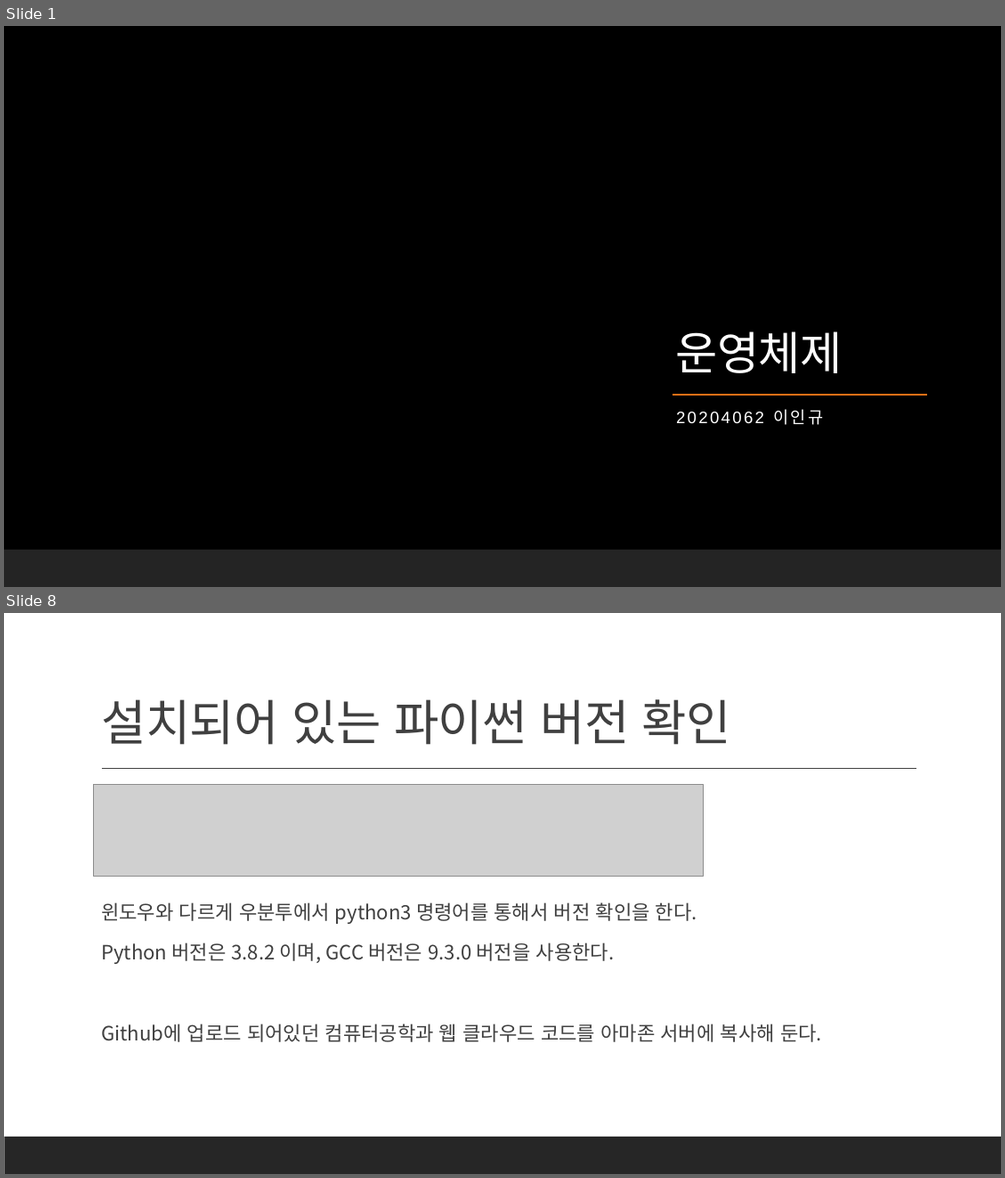
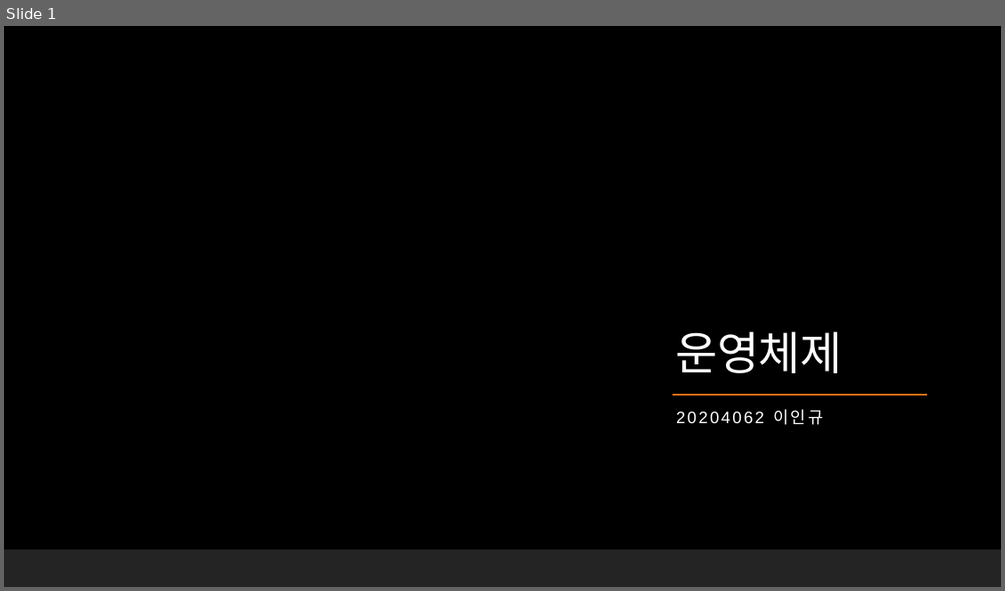
Before and after one commit to DevelopLee20/2023-1-Univ, a slide deck: 운영체제_이상정/템플릿.pptx. Shown one above the other, each under a label of ours: slides 1 and 8 before the commit, slide 1 after it; the slides between them are not shown. The pictures are 1005x1178 and 1005x591 pixels, drawn with LibreOffice and Linux fonts; fonts in the diff are those of the drawing; grey boxes stand for pictures; background and template pictures are left out. Boxes give left, top, right and bottom in pixels: in the first picture for what was removed or moved away, otherwise in the second. Text is boxed around its words. In the diff, an @@ line names an element or a change of style, - is before the commit and + after.

```diff
--- a/운영체제_이상정/템플릿.pptx
+++ b/운영체제_이상정/템플릿.pptx
@@ slide 8 removed at box(4, 613, 1001, 1174), background #FFFFFF; not listed: 1 template element that a slide beside it also shows @@
@@ title removed at box(101, 699, 731, 745) @@
-설치되어 있는 파이썬 버전 확인
@@ line removed from (102, 769) to (917, 769) @@
@@ picture removed at box(94, 784, 704, 876) @@
@@ text removed at box(101, 902, 822, 1042) @@
-  윈도우와 다르게 우분투에서 python3 명령어를 통해서 버전 확인을 한다.
-  Python 버전은 3.8.2 이며, GCC 버전은 9.3.0 버전을 사용한다.
-  Github에 업로드 되어있던 컴퓨터공학과 웹 클라우드 코드를 아마존 서버에 복사해 둔다.
```
Also in this commit, not shown: 9 other slides removed, 11 other files.
